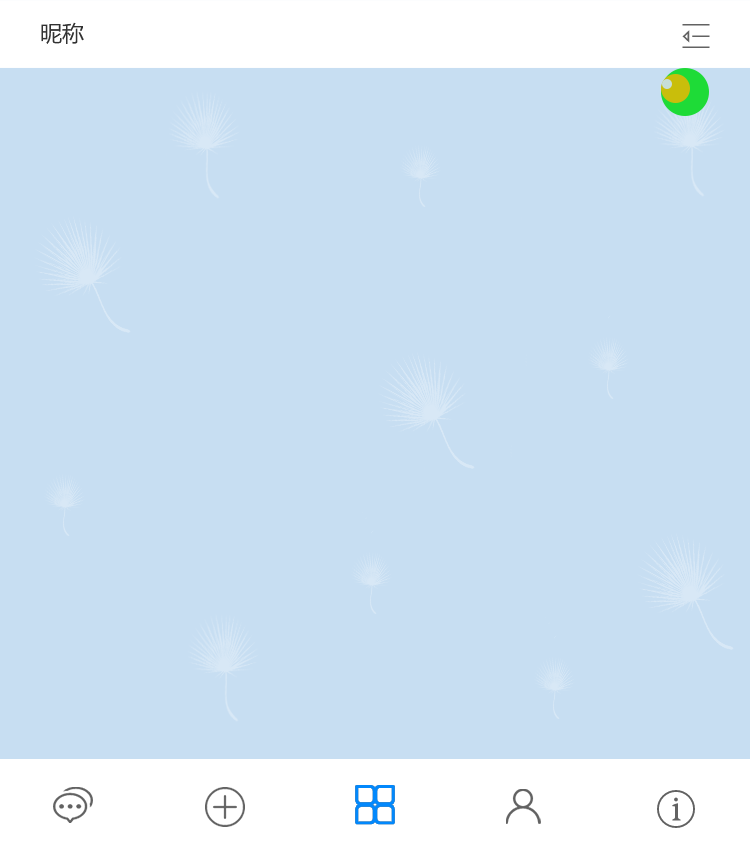
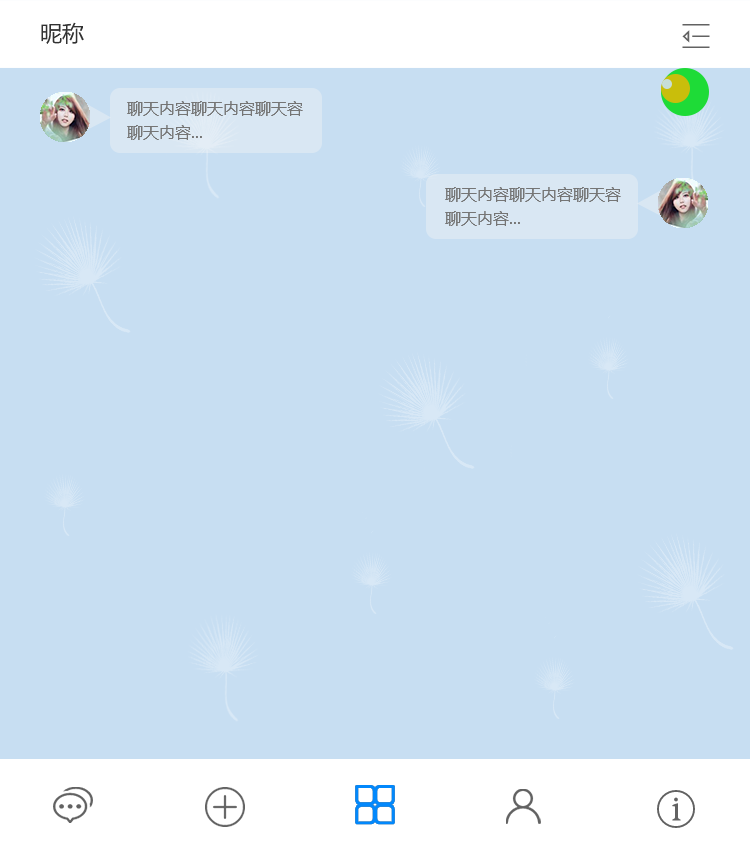
The second 750 x 857 image is a revision of the first. Changes to its layers:
added group "组 1 拷贝" with 5 layers in group "内容" over <box>426,174,708,239</box>
added layer "聊天内容聊天内容聊天容 聊天内容..." (1st of 2, in "内容" › "组 1 拷贝") in group "组 1 拷贝" over <box>445,187,621,226</box>
added layer "圆角矩形 1 拷贝" (1st of 2, in "内容" › "组 1 拷贝") (40%) in group "组 1 拷贝" over <box>426,174,638,239</box>
added layer "形状 1 拷贝" (1st of 2, in "内容" › "组 1 拷贝") (40%) in group "组 1 拷贝" over <box>637,190,661,216</box>
added layer "u=1198557333,1406503953&fm=26&gp=0" (1st of 2, in "内容" › "组 1 拷贝") in group "组 1 拷贝" over <box>658,178,708,228</box>
added layer "椭圆 1" (1st of 2, in "内容" › "组 1 拷贝") in group "组 1 拷贝" over <box>658,178,708,228</box>
added group "组 1" with 5 layers in group "内容" over <box>40,88,322,153</box>
added layer "聊天内容聊天内容聊天容 聊天内容..." (2nd of 2, in "内容" › "组 1") in group "组 1" over <box>127,101,303,140</box>
added layer "圆角矩形 1 拷贝" (2nd of 2, in "内容" › "组 1") (40%) in group "组 1" over <box>110,88,322,153</box>
added layer "形状 1 拷贝" (2nd of 2, in "内容" › "组 1") (40%) in group "组 1" over <box>87,104,111,130</box>
added layer "u=1198557333,1406503953&fm=26&gp=0" (2nd of 2, in "内容" › "组 1") in group "组 1" over <box>40,92,90,142</box>
added layer "椭圆 1" (2nd of 2, in "内容" › "组 1") in group "组 1" over <box>40,92,90,142</box>
